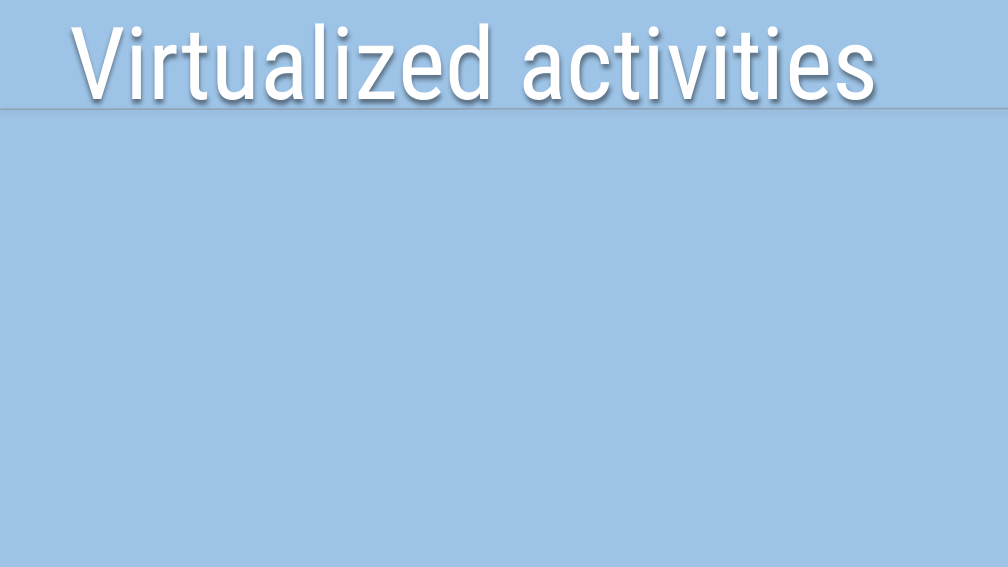
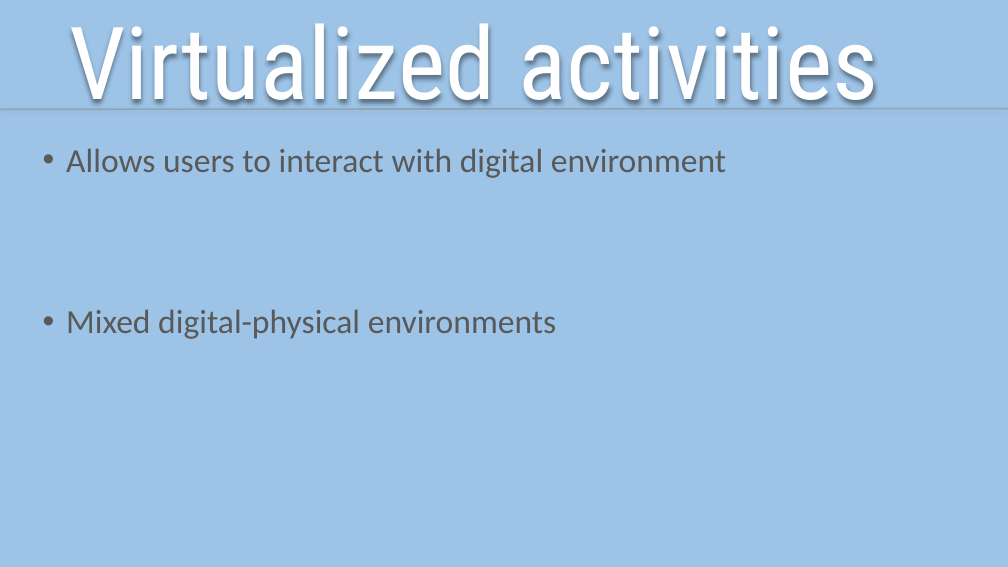
Before and after one commit to Houston2016/team-5, a slide deck: slide 4 of Presentation.pptx. Drawn at 1008x567 pixels with LibreOffice and Linux fonts; fonts in the diff are those of the drawing. Boxes give left, top, right and bottom in pixels: in the first picture for what was removed or moved away, otherwise in the second. Text is boxed around its words. In the diff, an @@ line names an element or a change of style, - is before the commit and + after.

```diff
--- a/Presentation.pptx
+++ b/Presentation.pptx
@@ text added at box(66, 148, 726, 339), 32 pt, text #595959 @@
+• Allows users to interact with digital environment
+• Mixed digital-physical environments
```
Also in this commit, not shown: 2 other slides changed, 2 slides added, 1 slide removed.
